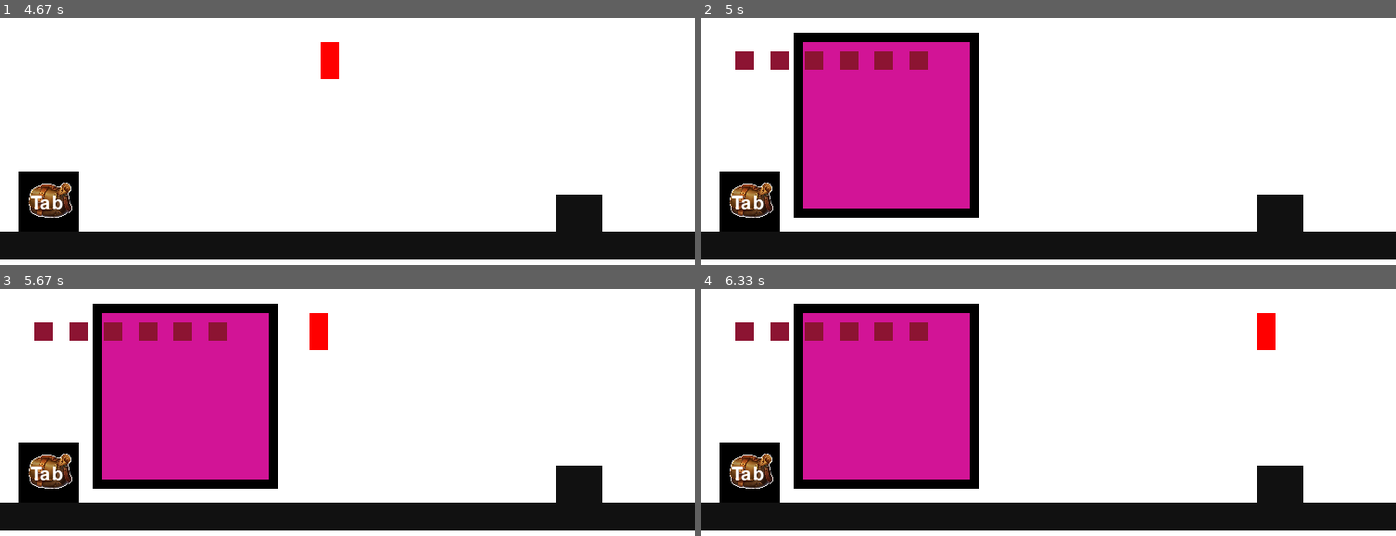
Above: before the commit, frames 1-4 (two rows, left to right).
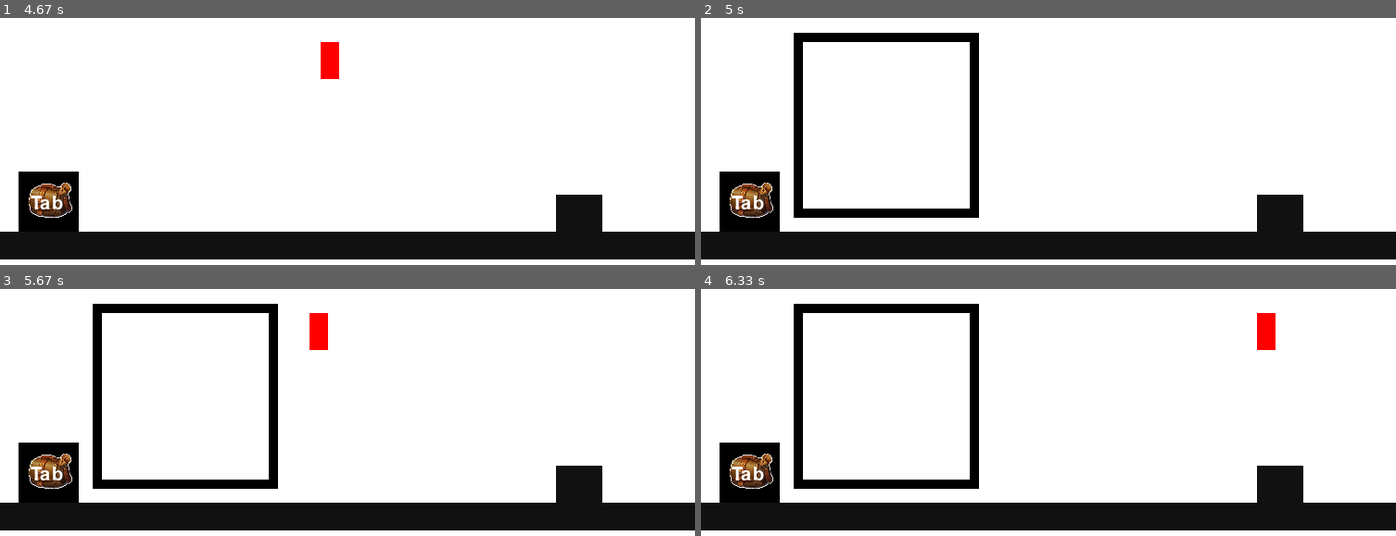
Above: after the commit, the same moments.

Repository: Somadevv/Pygame-Thief
Game: pygame game, started from game.py
The game is run twice, just before and just after one commit, with the same random seed, the same clock (stepped at 60 frames per second) and the same inputs.
Inputs:
- Up to frame 1 (4.67 s): hold 1 0.33-0.8 s; hold D 0.33-0.8 s; tap Space at 0.83 s; hold D 1.17-1.63 s; hold 2 2.17-2.7 s; hold A 2.17-2.7 s; hold A 2.73-3.27 s; hold A 3.3-3.7 s; hold D 3.73-4.37 s; hold A from 4.4 s (still down)
- Up to frame 2 (5 s): release A at 4.87 s; tap Tab at 4.9 s
- Up to frame 3 (5.67 s): hold D from 5.23 s (still down)
- Up to frame 4 (6.33 s): release D at 5.7 s; hold D 5.73-6.2 s; hold A from 6.23 s (still down)

Frame 1 is identical in both runs. In frame 2, 17% of the frame differs, in the area x 4-39%, y 9-78%; in frame 3, 17%; in frame 4, 17%.

Commit message:
updated inventory

Diff:
--- a/Controller/controller.py
+++ b/Controller/controller.py
@@ -1,13 +1,16 @@
 import pygame
 import sys
+import Player.Inventory.inventory
 
 
 class Controller():
+
     def __init__(self):
         self.playerInventoryOpen = False
 
-    def GameControls(self, Player):
+    def GameControls(self, player, surface):
         test = pygame.event.get()
+        playerInventory = Player.Inventory.inventory.Inventory(surface)
         for event in test:
             if event.type == pygame.KEYDOWN:
                 # Inventory
@@ -15,20 +18,26 @@
                     print("opened")
                     self.playerInventoryOpen = not self.playerInventoryOpen
                 # Movement
+                if event.key == pygame.K_1:
+                    playerInventory.add_item(1)
+                if event.key == pygame.K_2:
+                    playerInventory.delete_item(1)
                 if event.key == pygame.K_a:
-                    Player.LEFT_KEY = True
+                    player.LEFT_KEY = True
                 elif event.key == pygame.K_d:
-                    Player.RIGHT_KEY = True
+                    player.RIGHT_KEY = True
                 elif event.key == pygame.K_SPACE:
-                    Player.jump()
+                    player.jump()
                 elif event.key == pygame.K_ESCAPE:
                     pygame.quit()
                     sys.exit()
             if event.type == pygame.KEYUP:
+                if event.key == pygame.K_1:
+                    playerInventory.update = False
                 if event.key == pygame.K_a:
-                    Player.LEFT_KEY = False
+                    player.LEFT_KEY = False
                 elif event.key == pygame.K_d:
-                    Player.RIGHT_KEY = False
+                    player.RIGHT_KEY = False
                 elif event.key == pygame.K_SPACE:
-                    Player.velocity.y *= .25
-                    Player.is_jumping = False
+                    player.velocity.y *= .25
+                    player.is_jumping = False
--- /dev/null
+++ b/Data/items.json
@@ -0,0 +1,7 @@
+{
+  "1": { "name": "Key", "price": 1000 },
+  "2": { "name": "Axe", "price": 1000 },
+  "3": { "name": "Sword", "price": 1000 },
+  "4": { "name": "Shield", "price": 1000 },
+  "5": { "name": "Potion", "price": 1000 }
+}
--- a/Player/Inventory/inventory.py
+++ b/Player/Inventory/inventory.py
@@ -1,21 +1,28 @@
 import pygame
+import json
 import Helpers.drawText
 
 DrawText = Helpers.drawText.DrawText
 
+# Opening JSON file
+test = open('Data/items.json')
+data = json.load(test)
+
 
 class Inventory():
 
-    def __init__(self):
+    def __init__(self, surface):
         self.BAG_COLOR = (125, 22, 55)
         self.BAG_HEIGHT = 65
         self.BAG_WIDTH = 65
         self.BAG_XPOS = 20
         self.BAG_YPOS = 350
-        self.INVENTORY = [{"id": 1, "name": "cock"}, {
-            "id": 2, "name": "cock"}, {"id": 3, "name": "cock"}, {"id": 4, "name": "cock"}, {"id": 5, "name": "cock"}, {"id": 6, "name": "cock"}]
+        self.INVENTORY = {}
+        self.update = False
+        self.isOpen = False
+        self.surface = surface
 
-    def GetInventory(self):
+    def get_inventory(self):
         print("Loading Inventory...")
 
         self.containerX = 100
@@ -29,7 +36,7 @@
         # Inventory CLOSE
         self.close = pygame.Rect(self.containerX, self.containerY, 0, 0)
 
-    def DrawInventoryBagToWindow(self, surface):
+    def draw_inventory_bag_to_window(self, surface):
         BAG_ICON = pygame.image.load("Assets/Images/Icons/bag.png").convert()
         TEXT_SIZE = 20
         image = pygame.transform.scale(
@@ -38,34 +45,51 @@
         DrawText(surface, "Tab", TEXT_SIZE, (255, 255, 255),
                  50, 385)
 
-    def DrawInventory(self, surface):
+    def update_inventory(self, surface):
         pygame.draw.rect(surface, (0, 0, 0), self.container)
-        pygame.draw.rect(surface, (210, 20, 150), self.innerContainer)
+        pygame.draw.rect(surface, (255, 255, 255), self.innerContainer)
         origin = pygame.Rect(
             150, self.containerY + 20, 20, 20)
-#        [{"id": 0, "name": "cock"}, {
-# "id": 1, "name": "cock"}, {"id": 2, "name": "cock"}]
 
-        for i in self.INVENTORY:
+        y_offset = 40
+        for i, item in enumerate(self.INVENTORY):
 
-            pygame.draw.rect(surface, (140, 20, 50),
-                             pygame.Rect(
-                origin.x * i["id"] / 4, origin.y, 20, 20))
+            pygame.draw.rect(surface, (0, 0, 0), pygame.Rect(
+                130 + (i % 3) * 40, origin.y + y_offset * (i // 3), 25, 25))
 
-    def CloseInventory(self, surface):
+    def close_inventory(self, surface):
         pygame.draw.rect(surface, (0, 0, 0), self.close)
 
-    def AddItem(self, item):
-        if item not in self.INVENTORY:
-            self.INVENTORY.append(item)
-            print("Item Added: ", item)
+    def add_item(self, itemId):
 
-    def DeleteItem(self, item):
-        if item in self.INVENTORY:
-            itemFound = self.INVENTORY.index(item)
-            self.INVENTORY.pop(itemFound)
-            print("Item Removed: ", item)
+        itemId = str(itemId)
+        if itemId in data:
+            if itemId not in self.INVENTORY:
+                self.INVENTORY[itemId] = {
+                    "name": data[itemId]["name"], "price": data[itemId]["price"]}
+                print("Added")
+                print(self.INVENTORY)
+            else:
+                print("Item already in inventory")
 
-    def PickUpItem(self, item):
+    def delete_item(self, itemId):
+
+        print(self.INVENTORY)
+        itemId = str(itemId)
+        if itemId not in self.INVENTORY:
+            print("No item found with that ID")
+        else:
+            self.INVENTORY.pop(itemId)
+            print(self.INVENTORY)
+
+        # self.INVENTORY = [
+        #     item for item in self.INVENTORY if item['id'] != itemId]
+
+        # if id in self.INVENTORY:
+        #     itemFound = self.INVENTORY.index(id)
+        #     self.INVENTORY.pop(itemFound)
+        #     print("Item Removed: ", id)
+
+    def pick_up_item(self, item):
         if item in self.INVENTORY:
             print("Duplicate item found")
--- a/game.py
+++ b/game.py
@@ -7,7 +7,6 @@
 
 # Initialise pygame
 pygame.init()
-
 
 # Draw Screen
 SCREEN_WIDTH, SCREEN_HEIGHT = 750, 500
@@ -31,10 +30,10 @@
 userControls = Controller.controller.Controller()
 worldGeneration = World.World
 
-playerInventory = Player.Inventory.inventory.Inventory()
+playerInventory = Player.Inventory.inventory.Inventory(GAME_WINDOW)
 
 # Get Player Inventory on load
-playerInventory.GetInventory()
+playerInventory.get_inventory()
 
 
 # Player Position on Load
@@ -50,7 +49,7 @@
     dt = CLOCK.tick(GAME_TICK) * .001 * TARGET_FPS
 
     # Control
-    userControls.GameControls(playerInstance)
+    userControls.GameControls(playerInstance, GAME_WINDOW)
 
     # Update Player Position
     playerInstance.update(dt)
@@ -62,12 +61,12 @@
     playerInstance.draw(CANVAS)
 
     # Draw Player inventory bag
-    playerInventory.DrawInventoryBagToWindow(
+    playerInventory.draw_inventory_bag_to_window(
         GAME_WINDOW)
 
     if userControls.playerInventoryOpen:
-        playerInventory.DrawInventory(GAME_WINDOW)
+        playerInventory.update_inventory(GAME_WINDOW)
     else:
-        playerInventory.CloseInventory(GAME_WINDOW)
+        playerInventory.close_inventory(GAME_WINDOW)
 
     pygame.display.update()
